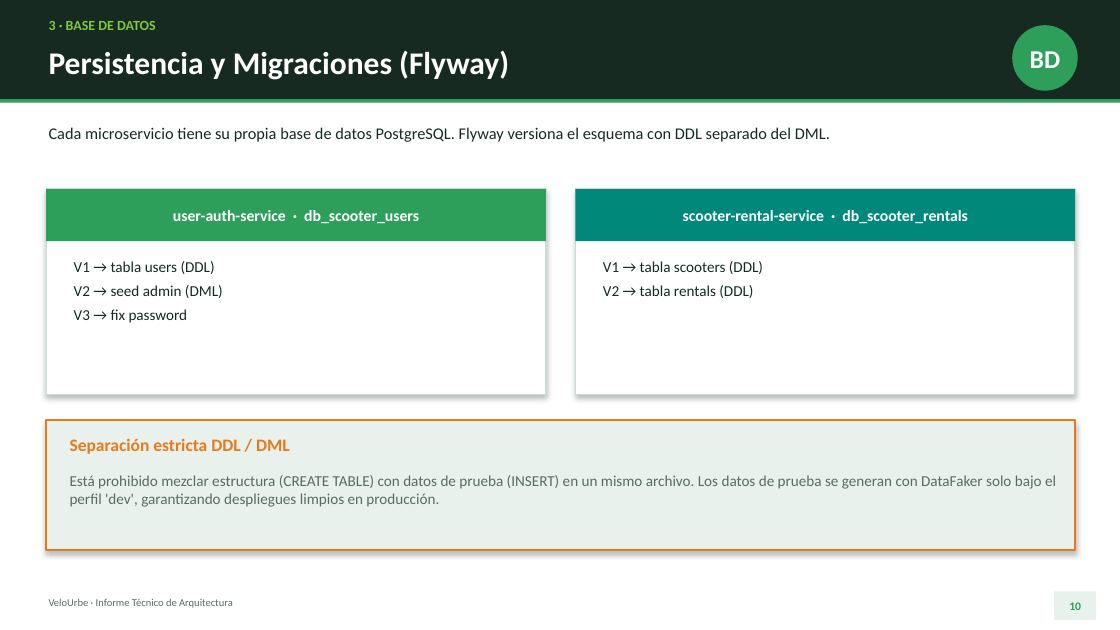
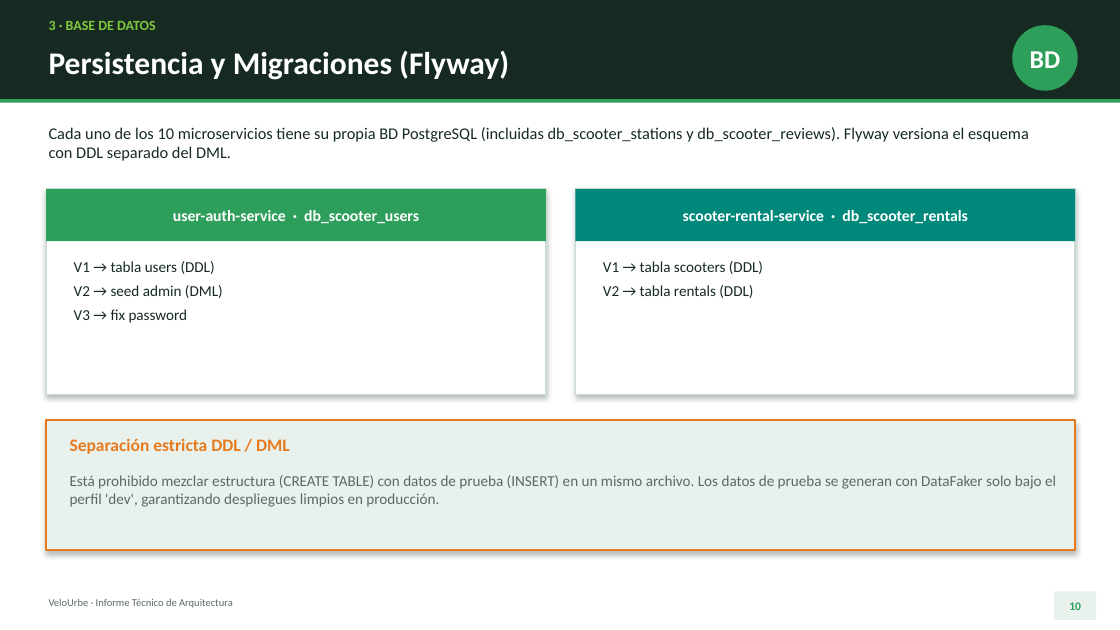
Before and after one commit to ethan1213/velourbe-platform, a slide deck: slide 10 of Presentacion VeloUrbe.pptx. Drawn at 1120x630 pixels with LibreOffice and Linux fonts; fonts in the diff are those of the drawing. Boxes give left, top, right and bottom in pixels: in the first picture for what was removed or moved away, otherwise in the second. Text is boxed around its words. In the diff, an @@ line names an element or a change of style, - is before the commit and + after.

```diff
--- a/Presentacion VeloUrbe.pptx
+++ b/Presentacion VeloUrbe.pptx
@@ text at (x1=49, y1=127, x2=1029, y2=161): text changed @@
-Cada microservicio tiene su propia base de datos PostgreSQL. Flyway versiona el esquema con DDL separado del DML.
+Cada uno de los 10 microservicios tiene su propia BD PostgreSQL (incluidas db_scooter_stations y db_scooter_reviews). Flyway versiona el esquema con DDL separado del DML.
```
Also in this commit, not shown: 6 other slides changed.
